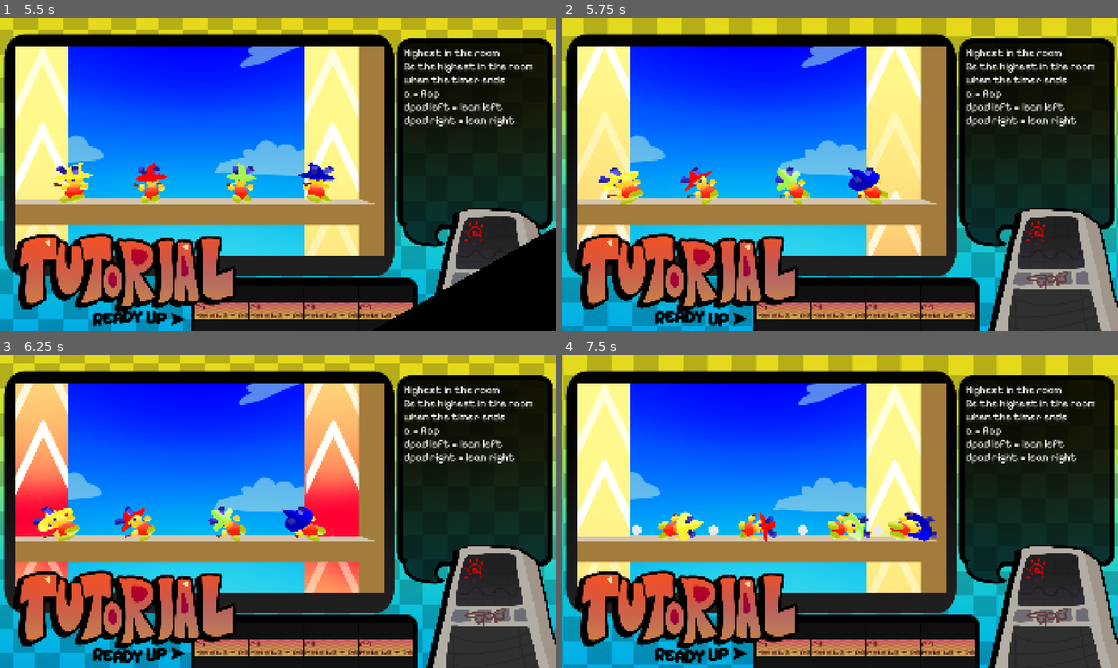
Above: before the commit, frames 1-4 (two rows, left to right).
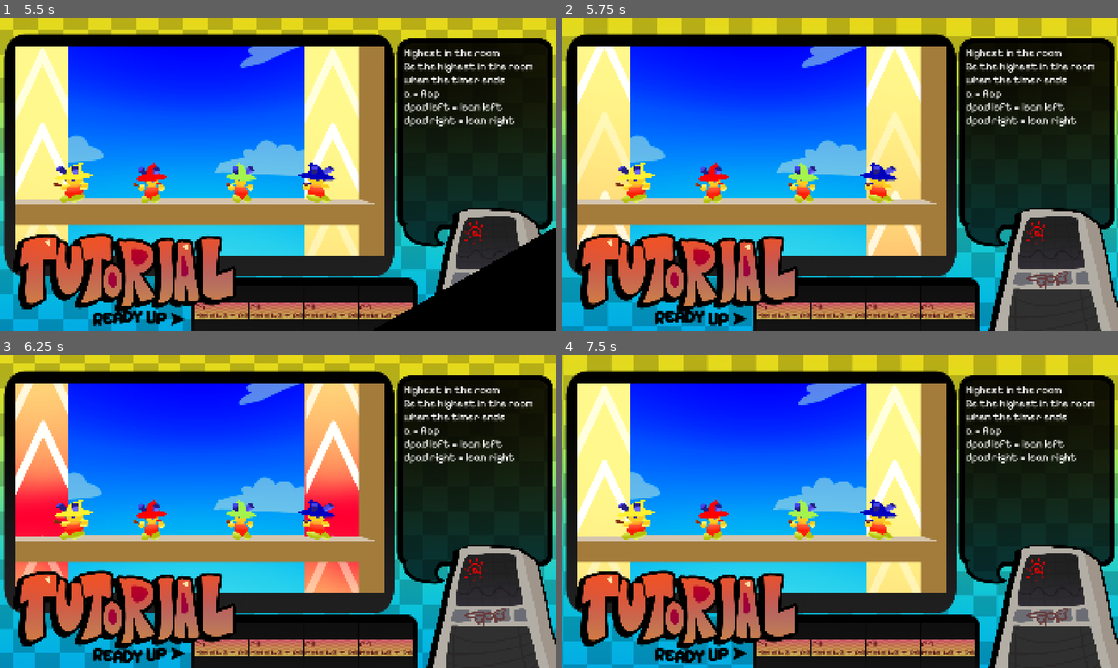
Above: after the commit, the same moments.

Repository: JZxAkuma/Game-Prototype-3
Game: Godot game, scene res://DO NOT TOUCH/Scene/main.tscn
The game is run twice, just before and just after one commit, with the same random seed, the same clock (stepped at 60 frames per second) and the same inputs.
Inputs (mouse positions are in pixels of both pictures, inside the frame that each line leads up to):
- Up to frame 1 (5.5 s): tap Enter (ui_accept) at 0.5 s; move the mouse to (400, 158) at 0.52 s; hold D (right) 0.53-1.28 s; hold J (a) 0.53-1.28 s; tap 2 (flappy) at 0.77, 1.07, 1.52, 1.82, 3.77, 4.07, 4.52, 4.82, 5.27 s; tap K (b) at 0.8, 1.35 s; move the mouse to (166, 190) at 1.27 s; hold S (down) 1.28-2 s; tap 3 (button mash) at 1.55, 2.85 s; click "Start" at 2 s; tap A (left) at 2.75, 3.5 s; move the mouse to (333, 105) at 2.77 s; hold D (right) 2.78-3.53 s; hold Ctrl (control) 2.78-3.53 s; move the mouse to (250, 237) at 3.52 s; hold W (up) 3.53-4.28 s; tap Ctrl (control) at 3.6 s; tap O (lb) at 3.8, 4.35 s; move the mouse to (444, 221) at 4.27 s; hold Shift (shift) 4.28-5.03 s; hold A (left) from 4.28 s (still down); move the mouse to (111, 127) at 5.02 s; tap Shift (shift) at 5.1 s; tap U (x) at 5.3 s
- Up to frame 2 (5.75 s): keep holding A (left); tap 2 (flappy) at 5.57 s
- Up to frame 3 (6.25 s): move the mouse to (305, 511) at 5.77 s; release A (left) at 5.78 s; hold S (down) from 5.78 s (still down); tap U (x) at 5.85 s; tap I (y) at 6.05 s
- Up to frame 4 (7.5 s): move the mouse to (756, 433) at 6.52 s; release S (down) at 6.53 s; hold D (right) 6.53-7.28 s; tap I (y) at 6.6 s; tap 2 (flappy) at 6.77, 7.07 s; tap 4 (cold potato, bound only after the commit) at 6.8, 7.35 s; move the mouse to (962, 495) at 7.27 s; hold W (up) from 7.28 s (still down); hold J (a) from 7.28 s (still down)

Frame 1 is identical in both runs. In frame 2, 2.6% of the frame differs, in the area x 6-61%, y 46-60%; in frame 3, 2.8%; in frame 4, 3.7%, in the area x 9-68%, y 46-60%.
Error after the commit: Out of bounds get index '5' (on base: 'Dictionary') (res://DO)

Commit message:
minigame 4 init

Diff:
--- a/DO NOT TOUCH/Autoload/script/game state.gd
+++ b/DO NOT TOUCH/Autoload/script/game state.gd
@@ -37,7 +37,8 @@
 const MINIGAME_PATHS: Array[String] = [
 	"res://DO NOT TOUCH/Resources/minigames/sumo.tres",
 	"res://DO NOT TOUCH/Resources/minigames/flappy.tres",
-	"res://DO NOT TOUCH/Resources/minigames/button mash.tres"
+	"res://DO NOT TOUCH/Resources/minigames/button mash.tres",
+	"res://DO NOT TOUCH/Resources/minigames/cold_potato.tres"
 ]
 
 func pick_minigame() -> MINI_GAME:
--- /dev/null
+++ b/DO NOT TOUCH/Resources/minigames/cold_potato.tres
@@ -0,0 +1,14 @@
+[gd_resource type="Resource" script_class="MINI_GAME" format=3 uid="uid://c41520i705mf1"]
+
+[ext_resource type="Script" uid="uid://bb4ov3h640ub1" path="res://DO NOT TOUCH/Script/minigame.gd" id="1_5cblb"]
+[ext_resource type="PackedScene" uid="uid://cp56aabhdbglh" path="res://DO NOT TOUCH/Scene/minigames/Cold potato/coldpotato.tscn" id="1_16bsn"]
+
+[resource]
+script = ExtResource("1_5cblb")
+mini_game_scene = ExtResource("1_16bsn")
+mini_game_name = "Cold Potato"
+goal = "Hold the thing when timer ran out"
+controls = "dpad  = move
+a = jump
+b = dash"
+metadata/_custom_type_script = "uid://bb4ov3h640ub1"
--- /dev/null
+++ b/DO NOT TOUCH/Scene/minigames/Cold potato/coldpotato.gd
@@ -0,0 +1,11 @@
+extends MiniGameBase
+
+
+# Called when the node enters the scene tree for the first time.
+func _ready() -> void:
+	super()
+
+
+# Called every frame. 'delta' is the elapsed time since the previous frame.
+func _process(delta: float) -> void:
+	pass
--- /dev/null
+++ b/DO NOT TOUCH/Scene/minigames/Cold potato/coldpotato.tscn
@@ -0,0 +1,513 @@
+[gd_scene format=3 uid="uid://cp56aabhdbglh"]
+
+[ext_resource type="Script" uid="uid://bitn2ryuid2sc" path="res://DO NOT TOUCH/Scene/minigames/Cold potato/coldpotato.gd" id="1_j8tx4"]
+[ext_resource type="PackedScene" uid="uid://dsmkx52vl5as8" path="res://DO NOT TOUCH/Scene/tutorial_layer.tscn" id="2_e6ede"]
+[ext_resource type="Shader" uid="uid://eabv1f4ayvqs" path="res://DO NOT TOUCH/shader/Dithering.gdshader" id="3_4iobk"]
+[ext_resource type="Shader" uid="uid://c1alju3yplb4m" path="res://DO NOT TOUCH/shader/SkyScroller.gdshader" id="4_ssjqo"]
+[ext_resource type="Texture2D" uid="uid://cols7mqcx0dji" path="res://DO NOT TOUCH/Environmental Assets/Sky Scroller/Skybox.png" id="5_p2dn0"]
+[ext_resource type="Texture2D" uid="uid://dy2fyap6ohcqn" path="res://DO NOT TOUCH/2D/UI Assets/3.png" id="6_qtk26"]
+[ext_resource type="Texture2D" uid="uid://cq6ekl48c2skp" path="res://DO NOT TOUCH/2D/UI Assets/2.png" id="7_5t2ue"]
+[ext_resource type="Texture2D" uid="uid://b6fe8u31gibph" path="res://DO NOT TOUCH/2D/UI Assets/1.png" id="8_62cjo"]
+[ext_resource type="Texture2D" uid="uid://cr30sryc5sssp" path="res://DO NOT TOUCH/2D/UI Assets/Go.png" id="9_57ue3"]
+
+[sub_resource type="ShaderMaterial" id="ShaderMaterial_ugtl2"]
+shader = ExtResource("3_4iobk")
+shader_parameter/color_steps = 30.000001045
+shader_parameter/grain_strength = 0.030000001425
+shader_parameter/saturation = 1.05
+shader_parameter/contrast = 1.05
+
+[sub_resource type="ShaderMaterial" id="ShaderMaterial_fne0o"]
+shader = ExtResource("4_ssjqo")
+shader_parameter/sky_texture = ExtResource("5_p2dn0")
+
+[sub_resource type="Sky" id="Sky_8qm3m"]
+sky_material = SubResource("ShaderMaterial_fne0o")
+
+[sub_resource type="Environment" id="Environment_qmvo0"]
+background_mode = 2
+background_color = Color(0.872721, 0.8117197, 0.6275808, 1)
+sky = SubResource("Sky_8qm3m")
+ambient_light_source = 2
+ambient_light_color = Color(0.60434884, 0.4994647, 0.3396008, 1)
+ambient_light_energy = 4.0
+reflected_light_source = 1
+tonemap_mode = 3
+tonemap_exposure = 0.64
+tonemap_white = 1.68
+ssil_enabled = true
+ssil_intensity = 2.6
+sdfgi_bounce_feedback = 0.31
+sdfgi_energy = 0.2
+fog_mode = 1
+fog_light_color = Color(0.50833166, 0.8550044, 0.84298277, 1)
+fog_light_energy = 0.6
+fog_density = 0.28
+fog_aerial_perspective = 0.13
+fog_height = -52.96
+fog_height_density = 2.2069
+fog_depth_end = 1251.4
+adjustment_enabled = true
+adjustment_contrast = 1.12
+adjustment_saturation = 1.19
+
+[sub_resource type="Animation" id="Animation_i1mr1"]
+length = 0.001
+tracks/0/type = "value"
+tracks/0/imported = false
+tracks/0/enabled = true
+tracks/0/path = NodePath("countdown layer/3:visible")
+tracks/0/interp = 1
+tracks/0/loop_wrap = true
+tracks/0/keys = {
+"times": PackedFloat32Array(0),
+"transitions": PackedFloat32Array(1),
+"update": 1,
+"values": [false]
+}
+tracks/1/type = "value"
+tracks/1/imported = false
+tracks/1/enabled = true
+tracks/1/path = NodePath("countdown layer/3:modulate")
+tracks/1/interp = 1
+tracks/1/loop_wrap = true
+tracks/1/keys = {
+"times": PackedFloat32Array(0),
+"transitions": PackedFloat32Array(1),
+"update": 0,
+"values": [Color(1, 1, 1, 0)]
+}
+tracks/2/type = "value"
+tracks/2/imported = false
+tracks/2/enabled = true
+tracks/2/path = NodePath("countdown layer/2:visible")
+tracks/2/interp = 1
+tracks/2/loop_wrap = true
+tracks/2/keys = {
+"times": PackedFloat32Array(0),
+"transitions": PackedFloat32Array(1),
+"update": 1,
+"values": [false]
+}
+tracks/3/type = "value"
+tracks/3/imported = false
+tracks/3/enabled = true
+tracks/3/path = NodePath("countdown layer/2:modulate")
+tracks/3/interp = 1
+tracks/3/loop_wrap = true
+tracks/3/keys = {
+"times": PackedFloat32Array(0),
+"transitions": PackedFloat32Array(1),
+"update": 0,
+"values": [Color(1, 1, 1, 0)]
+}
+tracks/4/type = "value"
+tracks/4/imported = false
+tracks/4/enabled = true
+tracks/4/path = NodePath("countdown layer/1:visible")
+tracks/4/interp = 1
+tracks/4/loop_wrap = true
+tracks/4/keys = {
+"times": PackedFloat32Array(0),
+"transitions": PackedFloat32Array(1),
+"update": 1,
+"values": [false]
+}
+tracks/5/type = "value"
+tracks/5/imported = false
+tracks/5/enabled = true
+tracks/5/path = NodePath("countdown layer/1:modulate")
+tracks/5/interp = 1
+tracks/5/loop_wrap = true
+tracks/5/keys = {
+"times": PackedFloat32Array(0),
+"transitions": PackedFloat32Array(1),
+"update": 0,
+"values": [Color(1, 1, 1, 0)]
+}
+tracks/6/type = "value"
+tracks/6/imported = false
+tracks/6/enabled = true
+tracks/6/path = NodePath("countdown layer/Go:visible")
+tracks/6/interp = 1
+tracks/6/loop_wrap = true
+tracks/6/keys = {
+"times": PackedFloat32Array(0),
+"transitions": PackedFloat32Array(1),
+"update": 1,
+"values": [false]
+}
+tracks/7/type = "value"
+tracks/7/imported = false
+tracks/7/enabled = true
+tracks/7/path = NodePath("countdown layer/Go:modulate")
+tracks/7/interp = 1
+tracks/7/loop_wrap = true
+tracks/7/keys = {
+"times": PackedFloat32Array(0),
+"transitions": PackedFloat32Array(1),
+"update": 0,
+"values": [Color(1, 1, 1, 0)]
+}
+tracks/8/type = "value"
+tracks/8/imported = false
+tracks/8/enabled = true
+tracks/8/path = NodePath("Game scene/Camera3D:fov")
+tracks/8/interp = 1
+tracks/8/loop_wrap = true
+tracks/8/keys = {
+"times": PackedFloat32Array(0),
+"transitions": PackedFloat32Array(1),
+"update": 0,
+"values": [75.0]
+}
+tracks/9/type = "value"
+tracks/9/imported = false
+tracks/9/enabled = true
+tracks/9/path = NodePath("countdown layer/3:offset_transform_scale")
+tracks/9/interp = 1
+tracks/9/loop_wrap = true
+tracks/9/keys = {
+"times": PackedFloat32Array(0),
+"transitions": PackedFloat32Array(1),
+"update": 0,
+"values": [Vector2(1, 1)]
+}
+tracks/10/type = "value"
+tracks/10/imported = false
+tracks/10/enabled = true
+tracks/10/path = NodePath("countdown layer/2:offset_transform_scale")
+tracks/10/interp = 1
+tracks/10/loop_wrap = true
+tracks/10/keys = {
+"times": PackedFloat32Array(0),
+"transitions": PackedFloat32Array(1),
+"update": 0,
+"values": [Vector2(1, 1)]
+}
+tracks/11/type = "value"
+tracks/11/imported = false
+tracks/11/enabled = true
+tracks/11/path = NodePath("countdown layer/1:offset_transform_scale")
+tracks/11/interp = 1
+tracks/11/loop_wrap = true
+tracks/11/keys = {
+"times": PackedFloat32Array(0),
+"transitions": PackedFloat32Array(1),
+"update": 0,
+"values": [Vector2(1, 1)]
+}
+tracks/12/type = "value"
+tracks/12/imported = false
+tracks/12/enabled = true
+tracks/12/path = NodePath("countdown layer/Go:offset_transform_scale")
+tracks/12/interp = 1
+tracks/12/loop_wrap = true
+tracks/12/keys = {
+"times": PackedFloat32Array(0),
+"transitions": PackedFloat32Array(1),
+"update": 0,
+"values": [Vector2(1, 1)]
+}
+
+[sub_resource type="Animation" id="Animation_ugtl2"]
+resource_name = "countdown"
+length = 4.2
+tracks/0/type = "value"
+tracks/0/imported = false
+tracks/0/enabled = true
+tracks/0/path = NodePath("countdown layer/3:visible")
+tracks/0/interp = 1
+tracks/0/loop_wrap = true
+tracks/0/keys = {
+"times": PackedFloat32Array(0, 1.2),
+"transitions": PackedFloat32Array(1, 1),
+"update": 1,
+"values": [true, false]
+}
+tracks/1/type = "value"
+tracks/1/imported = false
+tracks/1/enabled = true
+tracks/1/path = NodePath("countdown layer/3:modulate")
+tracks/1/interp = 1
+tracks/1/loop_wrap = true
+tracks/1/keys = {
+"times": PackedFloat32Array(0, 0.2, 1, 1.2),
+"transitions": PackedFloat32Array(1, 1, 1, 1),
+"update": 0,
+"values": [Color(1, 1, 1, 0), Color(1, 1, 1, 1), Color(1, 1, 1, 1), Color(1, 1, 1, 0)]
+}
+tracks/2/type = "value"
+tracks/2/imported = false
+tracks/2/enabled = true
+tracks/2/path = NodePath("countdown layer/2:visible")
+tracks/2/interp = 1
+tracks/2/loop_wrap = true
+tracks/2/keys = {
+"times": PackedFloat32Array(0, 1, 2.2),
+"transitions": PackedFloat32Array(1, 1, 1),
+"update": 1,
+"values": [false, true, false]
+}
+tracks/3/type = "value"
+tracks/3/imported = false
+tracks/3/enabled = true
+tracks/3/path = NodePath("countdown layer/2:modulate")
+tracks/3/interp = 1
+tracks/3/loop_wrap = true
+tracks/3/keys = {
+"times": PackedFloat32Array(1, 1.2, 2, 2.2),
+"transitions": PackedFloat32Array(1, 1, 1, 1),
+"update": 0,
+"values": [Color(1, 1, 1, 0), Color(1, 1, 1, 1), Color(1, 1, 1, 1), Color(1, 1, 1, 0)]
+}
+tracks/4/type = "value"
+tracks/4/imported = false
+tracks/4/enabled = true
+tracks/4/path = NodePath("countdown layer/1:visible")
+tracks/4/interp = 1
+tracks/4/loop_wrap = true
+tracks/4/keys = {
+"times": PackedFloat32Array(0, 2, 3.2000003),
+"transitions": PackedFloat32Array(1, 1, 1),
+"update": 1,
+"values": [false, true, false]
+}
+tracks/5/type = "value"
+tracks/5/imported = false
+tracks/5/enabled = true
+tracks/5/path = NodePath("countdown layer/1:modulate")
+tracks/5/interp = 1
+tracks/5/loop_wrap = true
+tracks/5/keys = {
+"times": PackedFloat32Array(2, 2.2, 3.0000002, 3.2000003),
+"transitions": PackedFloat32Array(1, 1, 1, 1),
+"update": 0,
+"values": [Color(1, 1, 1, 0), Color(1, 1, 1, 1), Color(1, 1, 1, 1), Color(1, 1, 1, 0)]
+}
+tracks/6/type = "value"
+tracks/6/imported = false
+tracks/6/enabled = true
+tracks/6/path = NodePath("countdown layer/Go:visible")
+tracks/6/interp = 1
+tracks/6/loop_wrap = true
+tracks/6/keys = {
+"times": PackedFloat32Array(0, 3.0000002, 4.2),
+"transitions": PackedFloat32Array(1, 1, 1),
+"update": 1,
+"values": [false, true, false]
+}
+tracks/7/type = "value"
+tracks/7/imported = false
+tracks/7/enabled = true
+tracks/7/path = NodePath("countdown layer/Go:modulate")
+tracks/7/interp = 1
+tracks/7/loop_wrap = true
+tracks/7/keys = {
+"times": PackedFloat32Array(3.0000002, 3.2000003, 4, 4.2),
+"transitions": PackedFloat32Array(1, 1, 1, 1),
+"update": 0,
+"values": [Color(1, 1, 1, 0), Color(1, 1, 1, 1), Color(1, 1, 1, 1), Color(1, 1, 1, 0)]
+}
+tracks/8/type = "value"
+tracks/8/imported = false
+tracks/8/enabled = true
+tracks/8/path = NodePath("Game scene/Camera3D:fov")
+tracks/8/interp = 1
+tracks/8/loop_wrap = true
+tracks/8/keys = {
+"times": PackedFloat32Array(0, 1, 2, 3.0000002, 4),
+"transitions": PackedFloat32Array(13, 13, 13, 13, 13),
+"update": 0,
+"values": [75.0, 70.0, 65.0, 60.0, 75.0]
+}
+tracks/9/type = "value"
+tracks/9/imported = false
+tracks/9/enabled = true
+tracks/9/path = NodePath("countdown layer/3:offset_transform_scale")
+tracks/9/interp = 1
+tracks/9/loop_wrap = true
+tracks/9/keys = {
+"times": PackedFloat32Array(0, 1),
+"transitions": PackedFloat32Array(13, 0.1),
+"update": 0,
+"values": [Vector2(1, 1), Vector2(0.5, 0.5)]
+}
+tracks/10/type = "value"
+tracks/10/imported = false
+tracks/10/enabled = true
+tracks/10/path = NodePath("countdown layer/2:offset_transform_scale")
+tracks/10/interp = 1
+tracks/10/loop_wrap = true
+tracks/10/keys = {
+"times": PackedFloat32Array(1, 2),
+"transitions": PackedFloat32Array(13, 0.1),
+"update": 0,
+"values": [Vector2(1, 1), Vector2(0.5, 0.5)]
+}
+tracks/11/type = "value"
+tracks/11/imported = false
+tracks/11/enabled = true
+tracks/11/path = NodePath("countdown layer/1:offset_transform_scale")
+tracks/11/interp = 1
+tracks/11/loop_wrap = true
+tracks/11/keys = {
+"times": PackedFloat32Array(2, 3.0000002),
+"transitions": PackedFloat32Array(13, 0.1),
+"update": 0,
+"values": [Vector2(1, 1), Vector2(0.5, 0.5)]
+}
+tracks/12/type = "value"
+tracks/12/imported = false
+tracks/12/enabled = true
+tracks/12/path = NodePath("countdown layer/Go:offset_transform_scale")
+tracks/12/interp = 1
+tracks/12/loop_wrap = true
+tracks/12/keys = {
+"times": PackedFloat32Array(3.0000002, 4),
+"transitions": PackedFloat32Array(13, 0.1),
+"update": 0,
+"values": [Vector2(1, 1), Vector2(0.5, 0.5)]
+}
+
+[sub_resource type="AnimationLibrary" id="AnimationLibrary_a251r"]
+_data = {
+&"RESET": SubResource("Animation_i1mr1"),
+&"countdown": SubResource("Animation_ugtl2")
+}
+
+[node name="coldpotato" type="Node3D" unique_id=99076843 node_paths=PackedStringArray("players_root", "spawns", "tutorial_ui", "anim")]
+script = ExtResource("1_j8tx4")
+players_root = NodePath("players")
+spawns = NodePath("spawns")
+tutorial_ui = NodePath("Tutorial layer")
+anim = NodePath("countdown layer/AnimationPlayer")
+
+[node name="Tutorial layer" parent="." unique_id=364946351 node_paths=PackedStringArray("play_cam") instance=ExtResource("2_e6ede")]
+play_cam = NodePath("../Game scene/Camera3D")
+
+[node name="players" type="Node3D" parent="." unique_id=528210095]
+
+[node name="spawns" type="Node3D" parent="." unique_id=1171670973]
+
+[node name="Marker3D" type="Marker3D" parent="spawns" unique_id=1129438426]
+transform = Transform3D(1, 0, 0, 0, 1, 0, 0, 0, 1, 0, 0, 9)
+
+[node name="Marker3D2" type="Marker3D" parent="spawns" unique_id=1638181900]
+transform = Transform3D(-1, 0, 8.742278e-08, 0, 1, 0, -8.742278e-08, 0, -1, 0, 0, -9)
+
+[node name="Marker3D3" type="Marker3D" parent="spawns" unique_id=672791851]
+transform = Transform3D(-4.371139e-08, 0, -1, 0, 1, 0, 1, 0, -4.371139e-08, -9, 0, 0)
+
+[node name="Marker3D4" type="Marker3D" parent="spawns" unique_id=2145981091]
+transform = Transform3D(-4.371139e-08, 0, 1, 0, 1, 0, -1, 0, -4.371139e-08, 9, 0, 0)
+
+[node name="Game scene" type="Node3D" parent="." unique_id=228173283]
+
+[node name="CanvasLayer" type="CanvasLayer" parent="Game scene" unique_id=1174207364]
+
+[node name="ColorRect" type="ColorRect" parent="Game scene/CanvasLayer" unique_id=2128350437]
+material = SubResource("ShaderMaterial_ugtl2")
+anchors_preset = 15
+anchor_right = 1.0
+anchor_bottom = 1.0
+grow_horizontal = 2
+grow_vertical = 2
+mouse_filter = 2
+
+[node name="Camera3D" type="Camera3D" parent="Game scene" unique_id=1333039741]
+transform = Transform3D(1, 0, 0, 0, 0.46342766, 0.88613474, 0, -0.88613474, 0.46342766, 0, 11.208, 9.22102)
+
+[node name="WorldEnvironment2" type="WorldEnvironment" parent="Game scene" unique_id=396418247]
+environment = SubResource("Environment_qmvo0")
+
+[node name="DirectionalLight3D" type="DirectionalLight3D" parent="Game scene" unique_id=1776562918]
+transform = Transform3D(1, 0, 0, 0, -5.9604645e-08, 1, 0, -1, -5.9604645e-08, 0, 182, 0)
+
+[node name="countdown layer" type="CanvasLayer" parent="." unique_id=687339086]
+
+[node name="3" type="TextureRect" parent="countdown layer" unique_id=2118840533]
+visible = false
+modulate = Color(1, 1, 1, 0)
+anchors_preset = 8
+anchor_left = 0.5
+anchor_top = 0.5
+anchor_right = 0.5
+anchor_bottom = 0.5
+offset_left = -300.0
+offset_top = -300.0
+offset_right = 300.0
+offset_bottom = 300.0
+grow_horizontal = 2
+grow_vertical = 2
+pivot_offset_ratio = Vector2(0.5, 0.5)
+size_flags_horizontal = 4
+offset_transform_enabled = true
+texture = ExtResource("6_qtk26")
+stretch_mode = 4
+
+[node name="2" type="TextureRect" parent="countdown layer" unique_id=6460679]
+visible = false
+modulate = Color(1, 1, 1, 0)
+anchors_preset = 8
+anchor_left = 0.5
+anchor_top = 0.5
+anchor_right = 0.5
+anchor_bottom = 0.5
+offset_left = -300.0
+offset_top = -300.0
+offset_right = 300.0
+offset_bottom = 300.0
+grow_horizontal = 2
+grow_vertical = 2
+pivot_offset_ratio = Vector2(0.5, 0.5)
+size_flags_horizontal = 4
+size_flags_vertical = 4
+offset_transform_enabled = true
+texture = ExtResource("7_5t2ue")
+stretch_mode = 4
+
+[node name="1" type="TextureRect" parent="countdown layer" unique_id=1654343422]
+visible = false
+modulate = Color(1, 1, 1, 0)
+anchors_preset = 8
+anchor_left = 0.5
+anchor_top = 0.5
+anchor_right = 0.5
+anchor_bottom = 0.5
+offset_left = -300.0
+offset_top = -300.0
+offset_right = 300.0
+offset_bottom = 300.0
+grow_horizontal = 2
+grow_vertical = 2
+pivot_offset_ratio = Vector2(0.5, 0.5)
+size_flags_horizontal = 3
+size_flags_vertical = 3
+offset_transform_enabled = true
+texture = ExtResource("8_62cjo")
+stretch_mode = 4
+
+[node name="Go" type="TextureRect" parent="countdown layer" unique_id=81006076]
+visible = false
+modulate = Color(1, 1, 1, 0)
+anchors_preset = 8
+anchor_left = 0.5
+anchor_top = 0.5
+anchor_right = 0.5
+anchor_bottom = 0.5
+offset_left = -300.0
+offset_top = -300.0
+offset_right = 300.0
+offset_bottom = 300.0
+grow_horizontal = 2
+grow_vertical = 2
+pivot_offset_ratio = Vector2(0.5, 0.5)
+size_flags_horizontal = 4
+offset_transform_enabled = true
+texture = ExtResource("9_57ue3")
+stretch_mode = 4
+
+[node name="AnimationPlayer" type="AnimationPlayer" parent="countdown layer" unique_id=2113993630]
+root_node = NodePath("../..")
+libraries/ = SubResource("AnimationLibrary_a251r")
--- a/DO NOT TOUCH/Script/board.gd
+++ b/DO NOT TOUCH/Script/board.gd
@@ -81,6 +81,8 @@
 		_debug_minigame("flappy")
 	elif Input.is_action_just_pressed("button mash"):
 		_debug_minigame("button mash")
+	elif Input.is_action_just_pressed("cold potato"):
+		_debug_minigame("cold_potato")
 
 func _debug_minigame(id: String) -> void:
 	var mg := GameState.pick_minigame_by_id(id)
--- a/DO NOT TOUCH/Script/character.gd
+++ b/DO NOT TOUCH/Script/character.gd
@@ -10,13 +10,14 @@
 var flap_part = preload("res://DO NOT TOUCH/Scene/flappy_fart.tscn")
 
 
-enum Mode { LOCKED, BUTTON_MASH, TUG_OF_WAR, RHYTHM, SUMO, FLAPPY }
+enum Mode { LOCKED, BUTTON_MASH, SUMO, FLAPPY, COLD_POTATO }
 
 const states := {
 	Mode.LOCKED: preload("res://DO NOT TOUCH/Script/minigame/character state/state_locked.gd"),
 	Mode.SUMO: preload("res://DO NOT TOUCH/Script/minigame/character state/state_sumo.gd"),
 	Mode.FLAPPY : preload("res://DO NOT TOUCH/Script/minigame/character state/state_flappy.gd"),
-	Mode.BUTTON_MASH: preload("res://DO NOT TOUCH/Script/minigame/character state/state_mash.gd")
+	Mode.BUTTON_MASH: preload("res://DO NOT TOUCH/Script/minigame/character state/state_mash.gd"),
+	Mode.COLD_POTATO: preload("res://DO NOT TOUCH/Script/minigame/character state/state_coldpotato.gd")
 }
 
 var slot := 0
--- /dev/null
+++ b/DO NOT TOUCH/Script/minigame/character state/state_coldpotato.gd
@@ -0,0 +1,5 @@
+extends CharacterState
+
+func _enter() -> void:
+	character.score = 0
+	character.play_anim(&"idle")
--- a/project.godot
+++ b/project.godot
@@ -133,6 +133,11 @@
 "events": [Object(InputEventKey,"resource_local_to_scene":false,"resource_name":"","device":-1,"window_id":0,"alt_press …(191 unchanged characters)…
 ]
 }
+"cold potato"={
+"deadzone": 0.2,
+"events": [Object(InputEventKey,"resource_local_to_scene":false,"resource_name":"","device":-1,"window_id":0,"alt_pressed":false,"shift_pressed":false,"ctrl_pressed":false,"meta_pressed":false,"pressed":false,"keycode":0,"physical_keycode":52,"key_label":0,"unicode":52,"location":0,"echo":false,"script":null)
+]
+}
 
 [physics]
 
Not shown, added: DO NOT TOUCH/Scene/minigames/Cold potato/coldpotato.gd.uid
Not shown, added: DO NOT TOUCH/Script/minigame/character state/state_coldpotato.gd.uid
